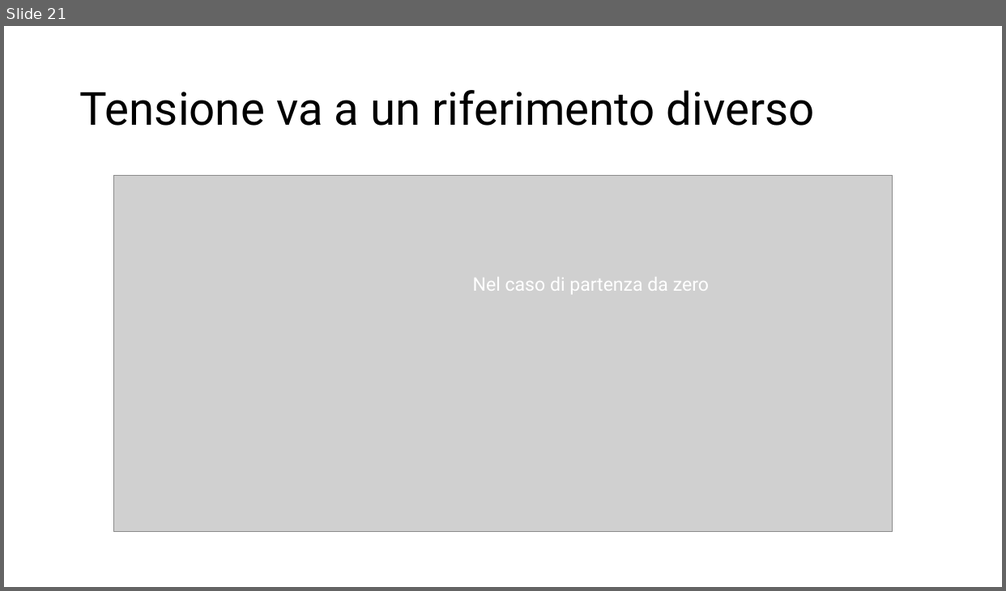
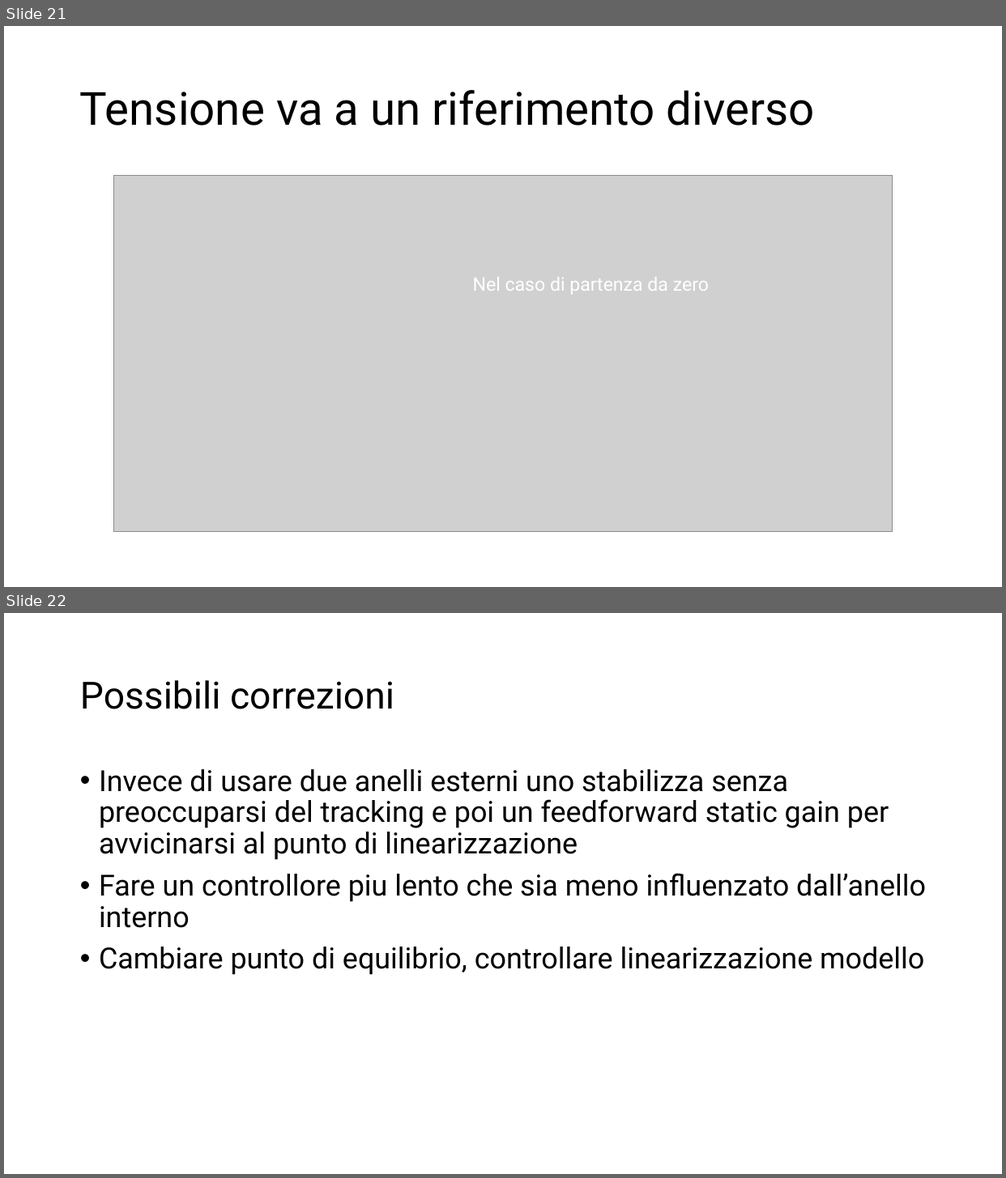
Before and after one commit to RiccardoOrlandi/Automation-Lab, a slide deck: Poli per caso/midterm presentazione/Controllo in cascata chiaro.pptx. Shown one above the other, each under a label of ours: slide 21 before the commit, slides 21 and 22 after it. The pictures are 1006x591 and 1006x1178 pixels, drawn with LibreOffice and Linux fonts; fonts in the diff are those of the drawing; grey boxes stand for pictures. Boxes give left, top, right and bottom in pixels: in the first picture for what was removed or moved away, otherwise in the second. Text is boxed around its words. In the diff, an @@ line names an element or a change of style, - is before the commit and + after.

Commit message:
presentazione

```diff
--- a/Poli per caso/midterm presentazione/Controllo in cascata chiaro.pptx
+++ b/Poli per caso/midterm presentazione/Controllo in cascata chiaro.pptx
@@ slide 22 added at [4, 613, 1002, 1174], background #FFFFFF @@
@@ title added at [80, 680, 394, 709], 36 pt, text #000000 @@
+Possibili correzioni
@@ text added at [99, 769, 926, 975], 28 pt, text #000000 @@
+• Invece di usare due anelli esterni uno stabilizza senza preoccuparsi del tracking e poi un feedforward static gain per avvicinarsi al punto di linearizzazione
+• Fare un controllore piu lento che sia meno influenzato dall’anello interno
+• Cambiare punto di equilibrio, controllare linearizzazione modello
```
Also in this commit, not shown: 5 other slides added, 1 slide removed, 3 other files.
